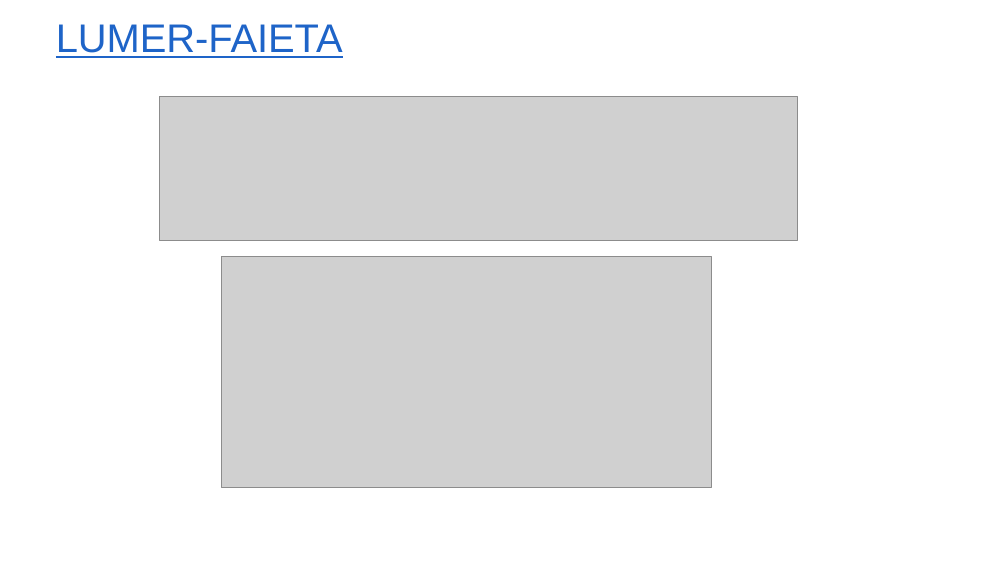
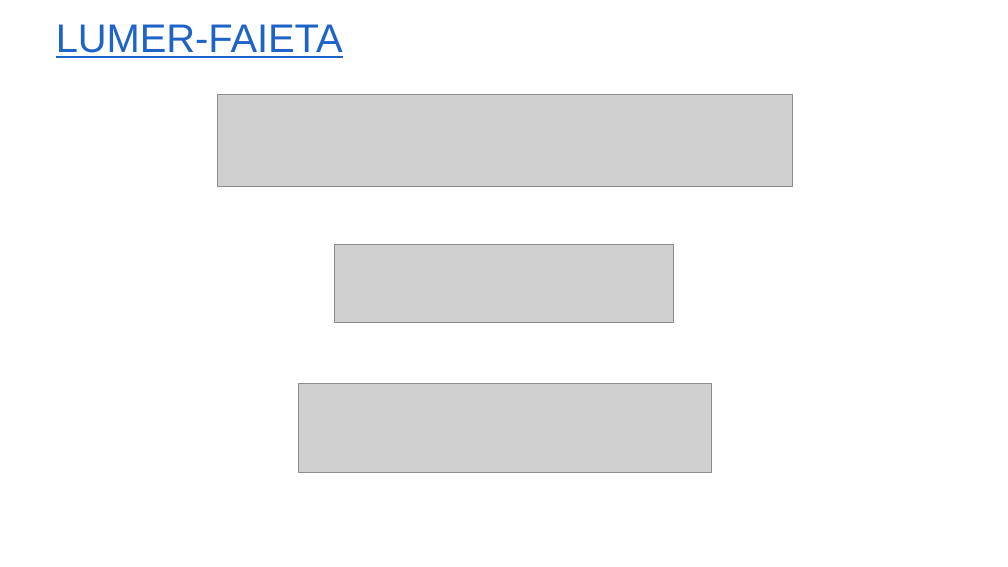
Before and after one commit to yvlaere/ant_sorting, a slide deck: slide 3 of Spatio-temporele modellen.pptx. Drawn at 1008x567 pixels with LibreOffice and Linux fonts; fonts in the diff are those of the drawing; grey boxes stand for pictures; background and template pictures are left out. Boxes give left, top, right and bottom in pixels: in the first picture for what was removed or moved away, otherwise in the second. Text is boxed around its words. In the diff, an @@ line names an element or a change of style, - is before the commit and + after.

```diff
--- a/Spatio-temporele modellen.pptx
+++ b/Spatio-temporele modellen.pptx
@@ picture: place and size @@
-picture at bbox=[160, 97, 798, 240]
+picture at bbox=[217, 95, 792, 187]
@@ picture removed at bbox=[222, 256, 711, 488] @@
@@ picture added at bbox=[335, 245, 674, 322] @@
@@ picture added at bbox=[298, 383, 712, 473] @@
```
Also in this commit, not shown: 3 other slides changed, 3 slides added, 2 other files.
